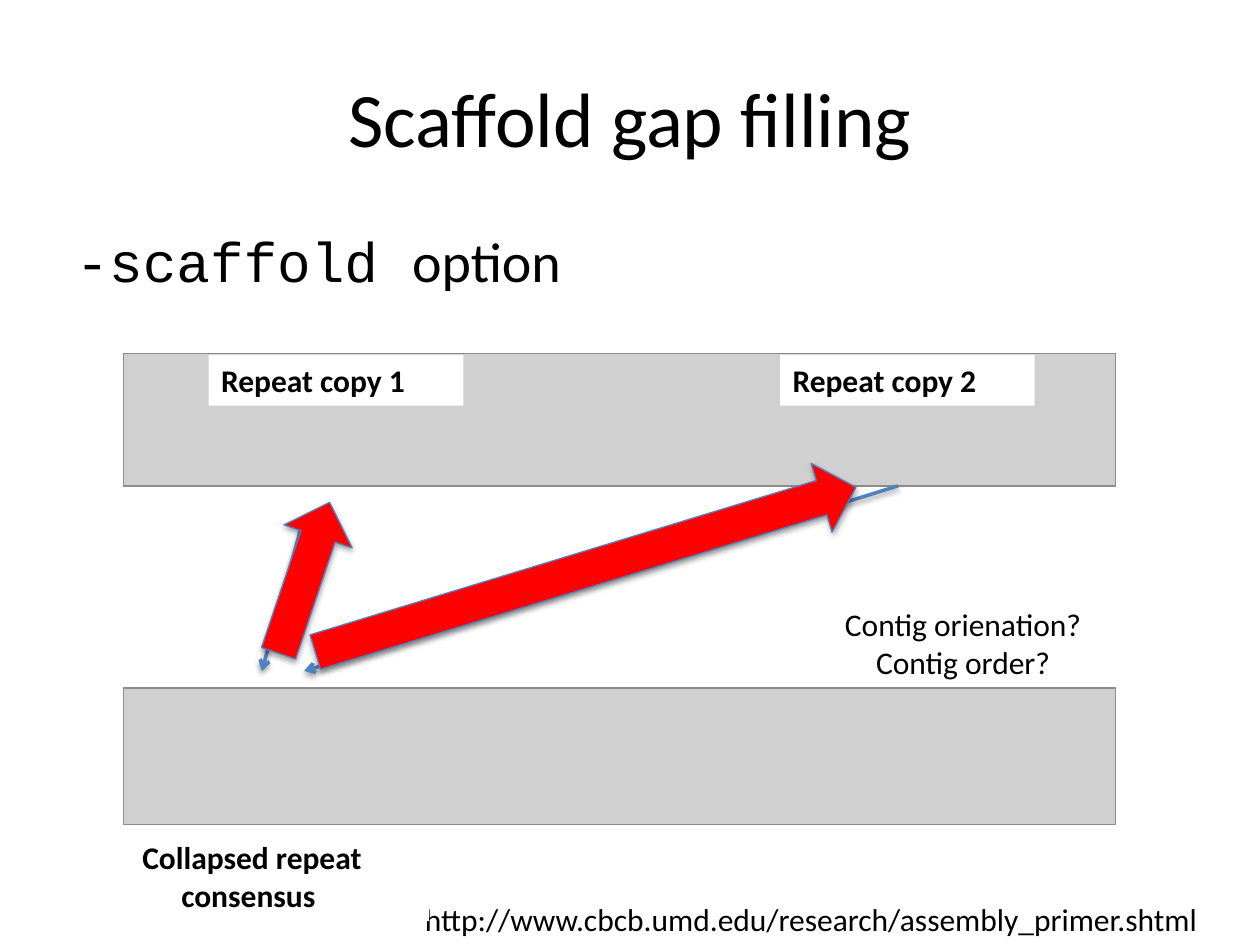
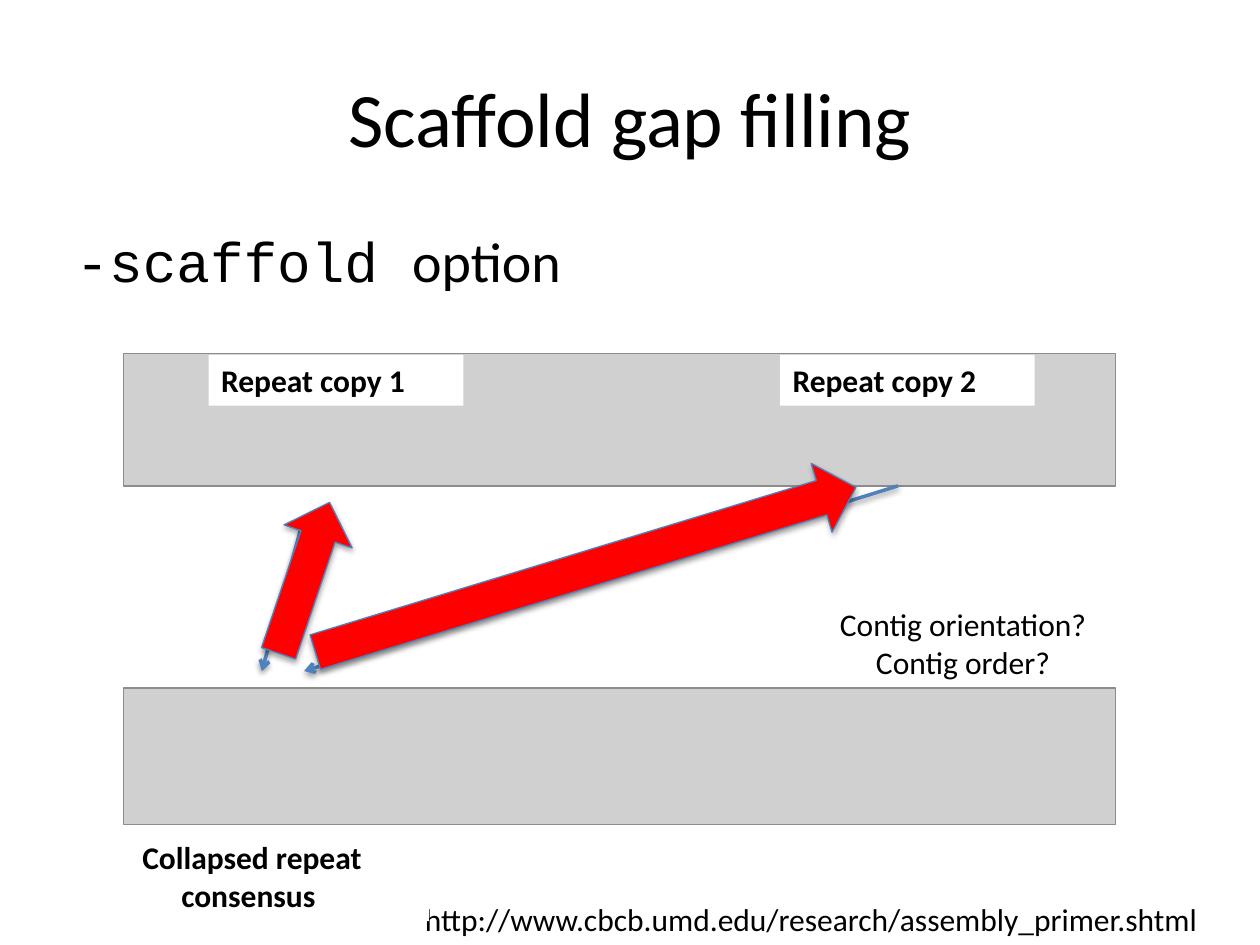
Before and after one commit to lexnederbragt/denovo-assembly-tutorial, a slide deck: slide 14 of presentations/Practical_2_de_novo_assembly_of_454_reads_with_Newbler.pptx. Drawn at 1260x945 pixels with LibreOffice and Linux fonts; fonts in the diff are those of the drawing; grey boxes stand for pictures. Boxes give left, top, right and bottom in pixels: in the first picture for what was removed or moved away, otherwise in the second. Text is boxed around its words. In the diff, an @@ line names an element or a change of style, - is before the commit and + after.

```diff
--- a/presentations/Practical_2_de_novo_assembly_of_454_reads_with_Newbler.pptx
+++ b/presentations/Practical_2_de_novo_assembly_of_454_reads_with_Newbler.pptx
@@ text at [840, 614, 1086, 642]: text changed @@
-Contig orienation?
+Contig orientation?
```
Also in this commit, not shown: 4 other files.
